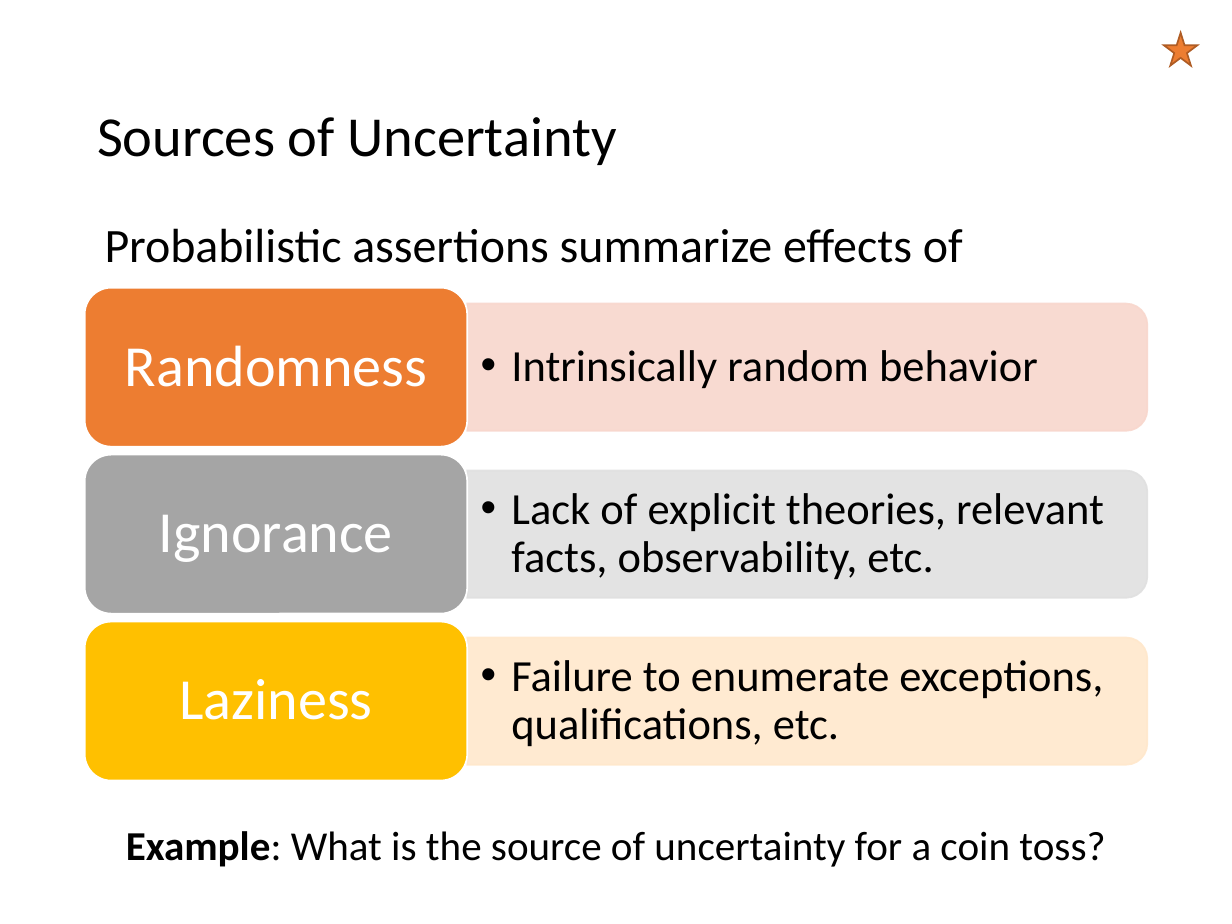
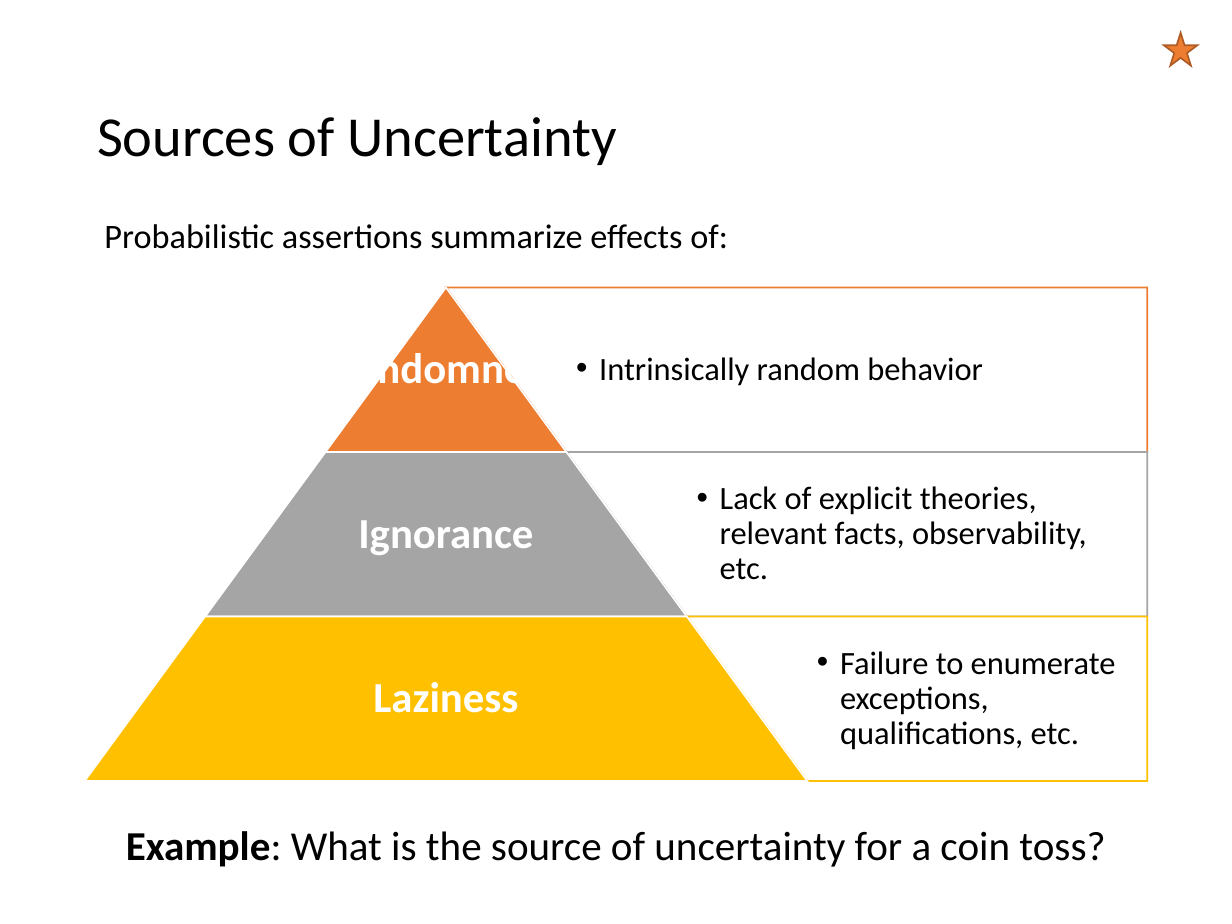
Before and after one commit to mhahsler/CS7320-AI, a slide deck: slide 4 of slides/12_uncertainty.pptx. Drawn at 1232x924 pixels with LibreOffice and Linux fonts; fonts in the diff are those of the drawing. Boxes give left, top, right and bottom in pixels: in the first picture for what was removed or moved away, otherwise in the second. Text is boxed around its words. In the diff, an @@ line names an element or a change of style, - is before the commit and + after.

```diff
--- a/slides/12_uncertainty.pptx
+++ b/slides/12_uncertainty.pptx
@@ text at [104, 224, 728, 249]: text changed; size 28 to 20 pt @@
-Probabilistic assertions summarize effects of
+Probabilistic assertions summarize effects of:
@@ size 34 to 25 pt, bold on; less space between paragraphs in 3 elements at [373, 682, 518, 713], [358, 520, 533, 555], [332, 348, 559, 394] @@
@@ text "Randomness": place and size @@
-text "Randomness" at [125, 345, 427, 387]
+text "Randomness" at [332, 348, 559, 394]
@@ text "Intrinsically random behavior": place and size @@
-text "Intrinsically random behavior" at [511, 350, 1038, 389]
+text "Intrinsically random behavior" at [599, 357, 983, 386]
@@ text "Ignorance": place and size @@
-text "Ignorance" at [159, 515, 393, 562]
+text "Ignorance" at [358, 520, 533, 555]
@@ text "Lack of explicit theories, relevant ...": place and size @@
-text "Lack of explicit theories, relevant ..." at [511, 493, 1104, 579]
+text "Lack of explicit theories, relevant ..." at [720, 486, 1087, 580]
@@ group removed at [85, 288, 1148, 781]: 3 round same rects, 3 rounded rectangles @@
@@ group added at [85, 287, 1147, 781]: 3 non isosceles trapezoids, 3 trapezoids @@
@@ text "Laziness": place and size @@
-text "Laziness" at [179, 679, 372, 720]
+text "Laziness" at [373, 682, 518, 713]
@@ size 26 to 19 pt; indent changed; less space between paragraphs in 3 elements at [599, 357, 983, 386], [720, 486, 1087, 580], [840, 651, 1116, 750] @@
@@ text "Failure to enumerate exceptions, qualifications, ...": place and size @@
-text "Failure to enumerate exceptions, qualifications, ..." at [511, 660, 1103, 747]
+text "Failure to enumerate exceptions, qualifications, ..." at [840, 651, 1116, 750]
```
Also in this commit, not shown: 7 other slides changed, 1 other file.
